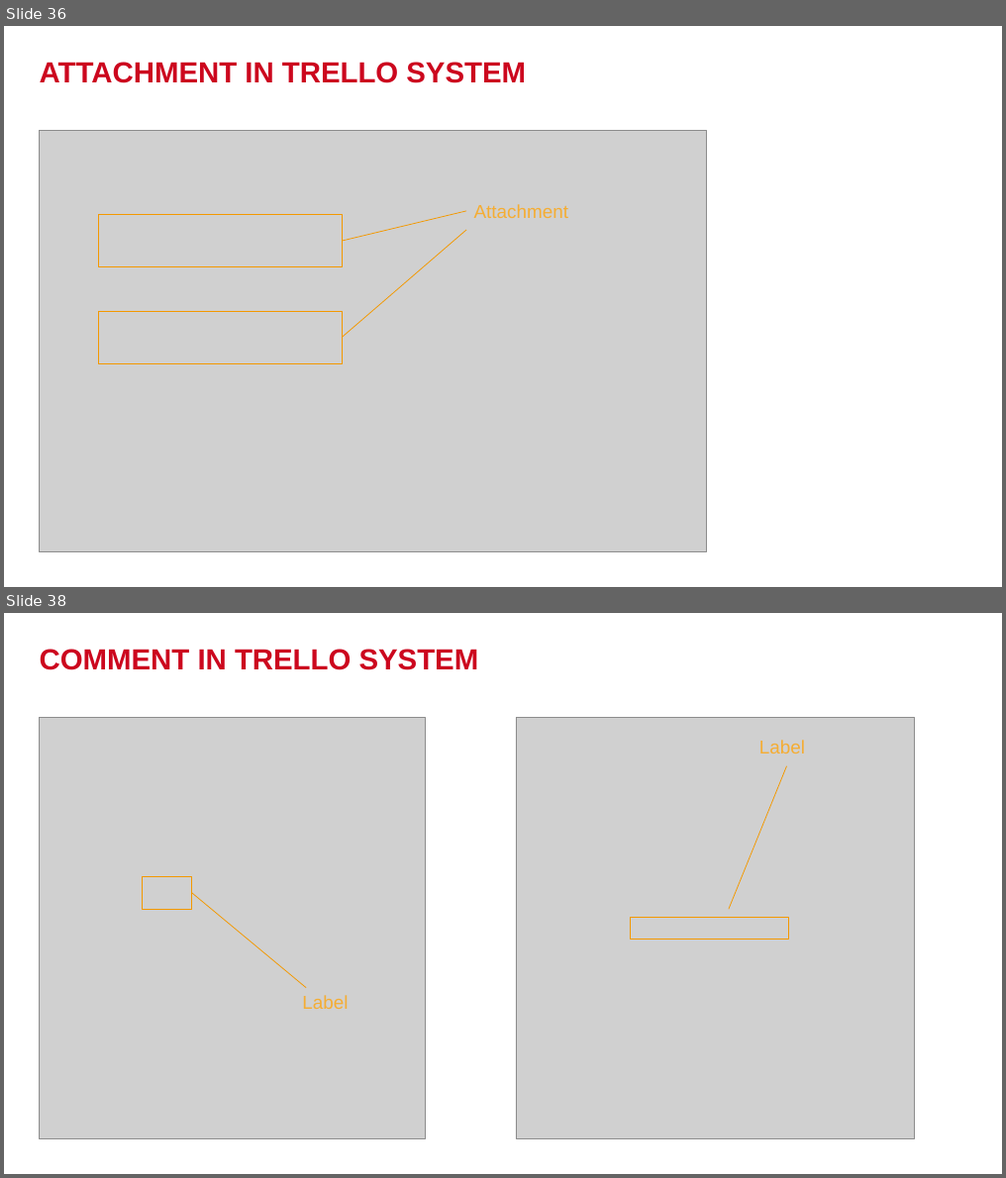
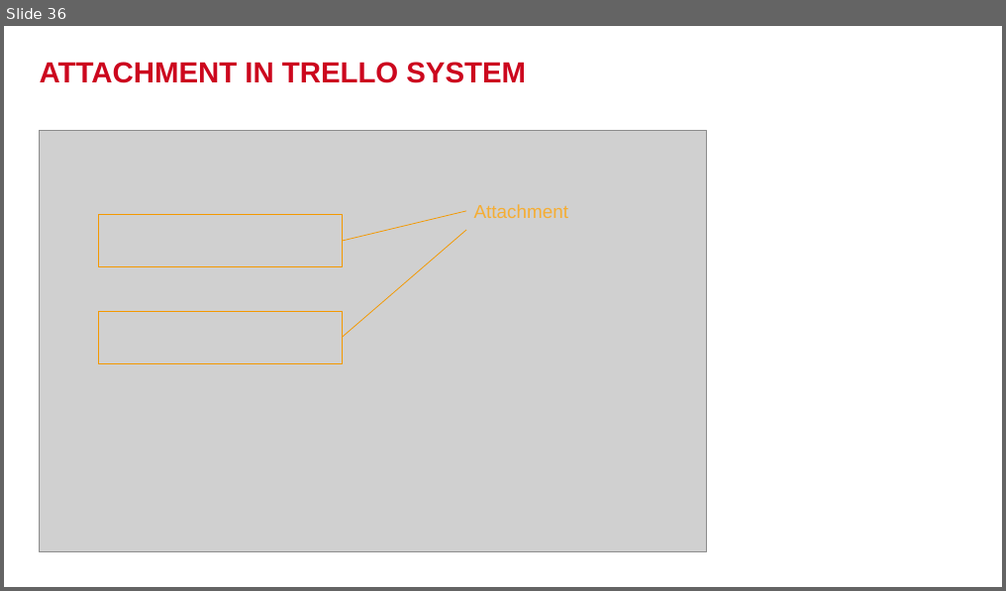
Before and after one commit to phmquan/YPP4-QuanPhan, a slide deck: SQL_Query/IntroductionFunctionInTrelloSystem.pptx. Shown one above the other, each under a label of ours: slides 36 and 38 before the commit, slide 36 after it; the slides between them are not shown. The pictures are 1006x1178 and 1006x591 pixels, drawn with LibreOffice and Linux fonts; fonts in the diff are those of the drawing; grey boxes stand for pictures; background and template pictures are left out. Boxes give left, top, right and bottom in pixels: in the first picture for what was removed or moved away, otherwise in the second. Text is boxed around its words. In the diff, an @@ line names an element or a change of style, - is before the commit and + after.

```diff
--- a/SQL_Query/IntroductionFunctionInTrelloSystem.pptx
+++ b/SQL_Query/IntroductionFunctionInTrelloSystem.pptx
@@ slide 38 removed at <box>4,613,1002,1174</box>, background #FFFFFF @@
@@ title removed at <box>40,649,479,670</box> @@
-COMMENT IN TRELLO SYSTEM
@@ picture removed at <box>40,717,426,1140</box> @@
@@ picture removed at <box>516,717,915,1140</box> @@
@@ text removed at <box>759,740,805,754</box> @@
-Label
@@ line removed from (729, 909) to (787, 766) @@
@@ rectangle removed at <box>142,876,191,909</box> @@
@@ line removed from (307, 988) to (192, 893) @@
@@ rectangle removed at <box>631,917,788,940</box> @@
@@ text removed at <box>302,995,348,1009</box> @@
-Label
```
Also in this commit, not shown: 1 slide changed, 1 other slide removed, 1 other file.
